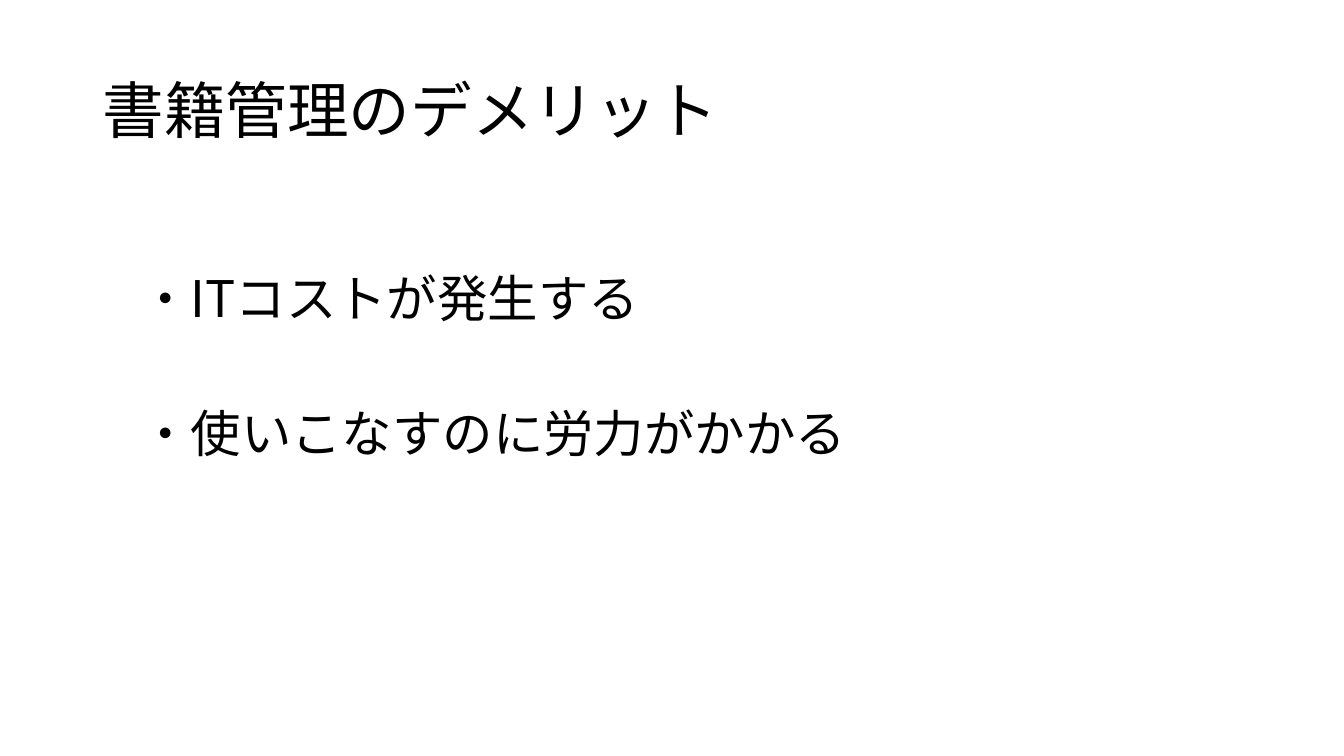
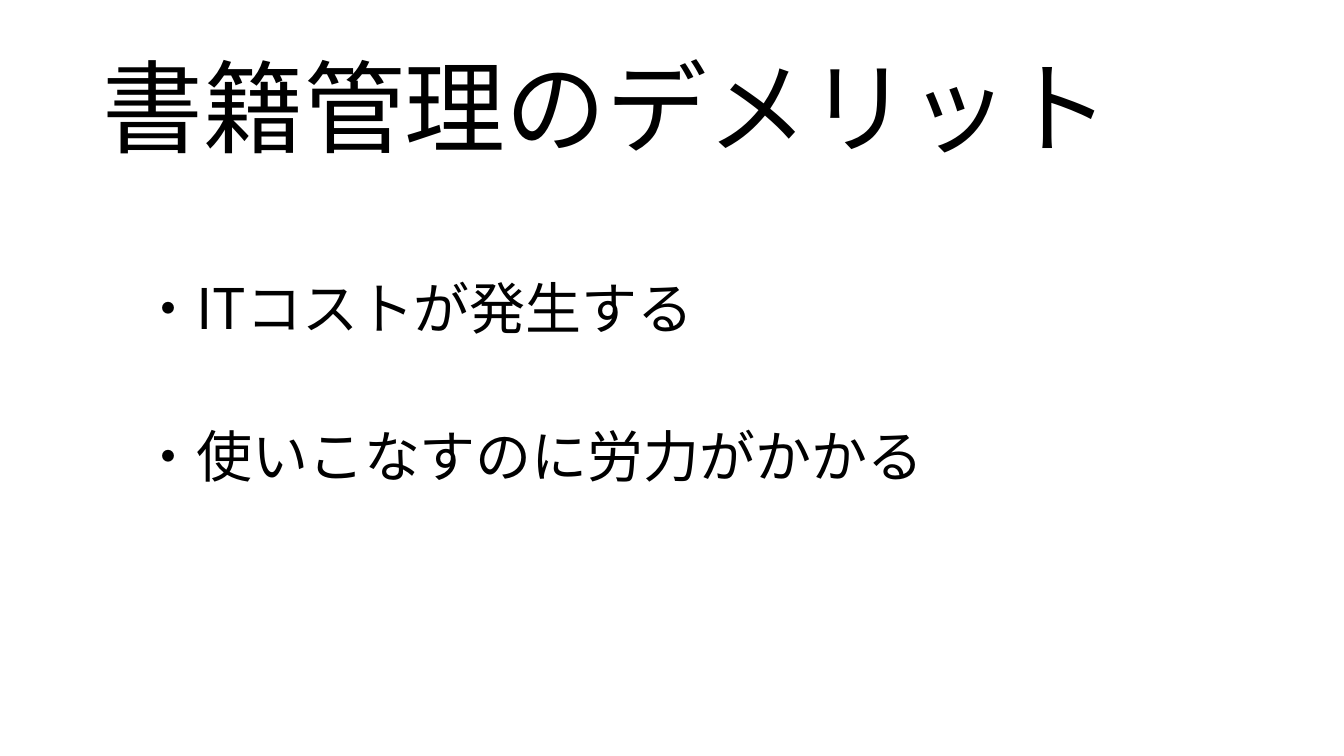
Before and after one commit to ivy239007/PG-, a slide deck: slide 4 of プレゼン/プレゼン資料(板井編集中).pptx (slide 5 before the commit). Drawn at 1344x756 pixels with LibreOffice and Linux fonts; fonts in the diff are those of the drawing; background and template pictures are left out. Boxes give left, top, right and bottom in pixels: in the first picture for what was removed or moved away, otherwise in the second. Text is boxed around its words. In the diff, an @@ line names an element or a change of style, - is before the commit and + after.

```diff
--- a/プレゼン/プレゼン資料(板井編集中).pptx
+++ b/プレゼン/プレゼン資料(板井編集中).pptx
@@ title "書籍管理のデメリット" at (102, 59, 1110, 154): size 44 to 72 pt @@
@@ text "・ITコストが発生する" at (140, 281, 923, 482): size 36 to 40 pt @@
```
Also in this commit, not shown: 6 other slides changed.
